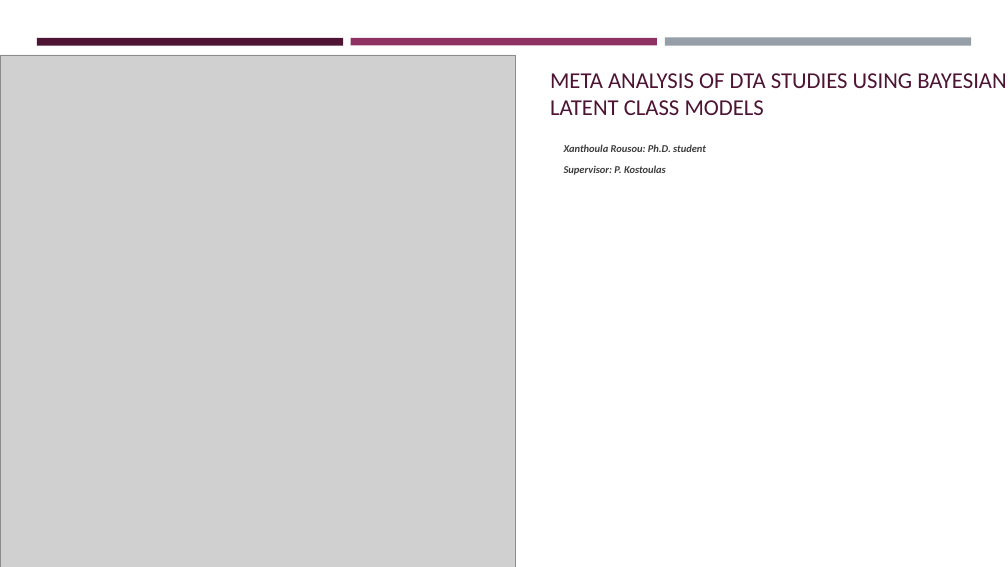
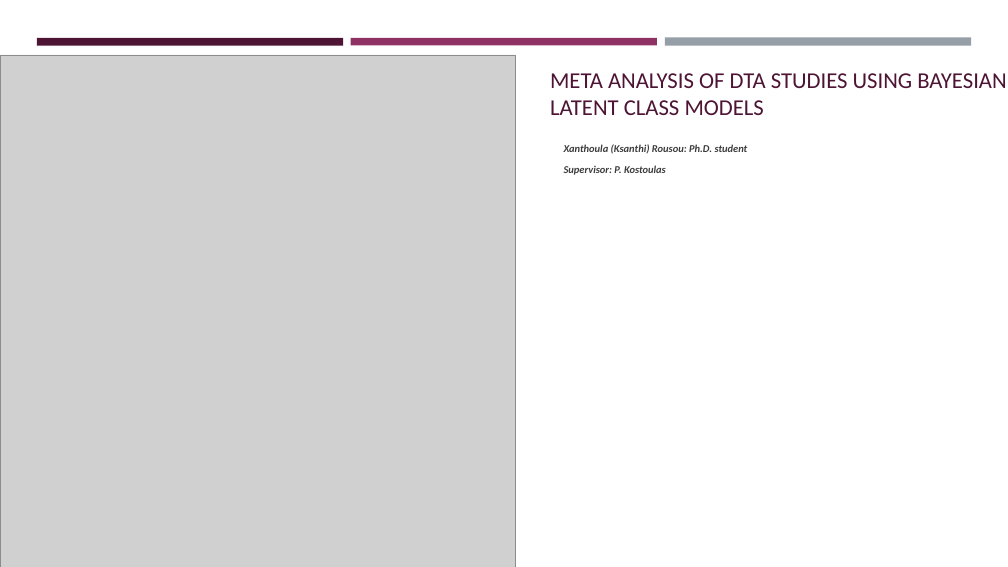
Before and after one commit to LefMel/harmony_larissa_2023, a slide deck: slide 1 of Day2/Meta-Analysis/BAYES_CAMP_HARMONY.pptx. Drawn at 1008x567 pixels with LibreOffice and Linux fonts; fonts in the diff are those of the drawing; grey boxes stand for pictures. Boxes give left, top, right and bottom in pixels: in the first picture for what was removed or moved away, otherwise in the second. Text is boxed around its words. In the diff, an @@ line names an element or a change of style, - is before the commit and + after.

```diff
--- a/Day2/Meta-Analysis/BAYES_CAMP_HARMONY.pptx
+++ b/Day2/Meta-Analysis/BAYES_CAMP_HARMONY.pptx
@@ text at <box>564,144,748,154</box>: text changed @@
-Xanthoula Rousou: Ph.D. student
+Xanthoula (Ksanthi) Rousou: Ph.D. student
```
Also in this commit, not shown: 8 other slides changed, 19 other files.
